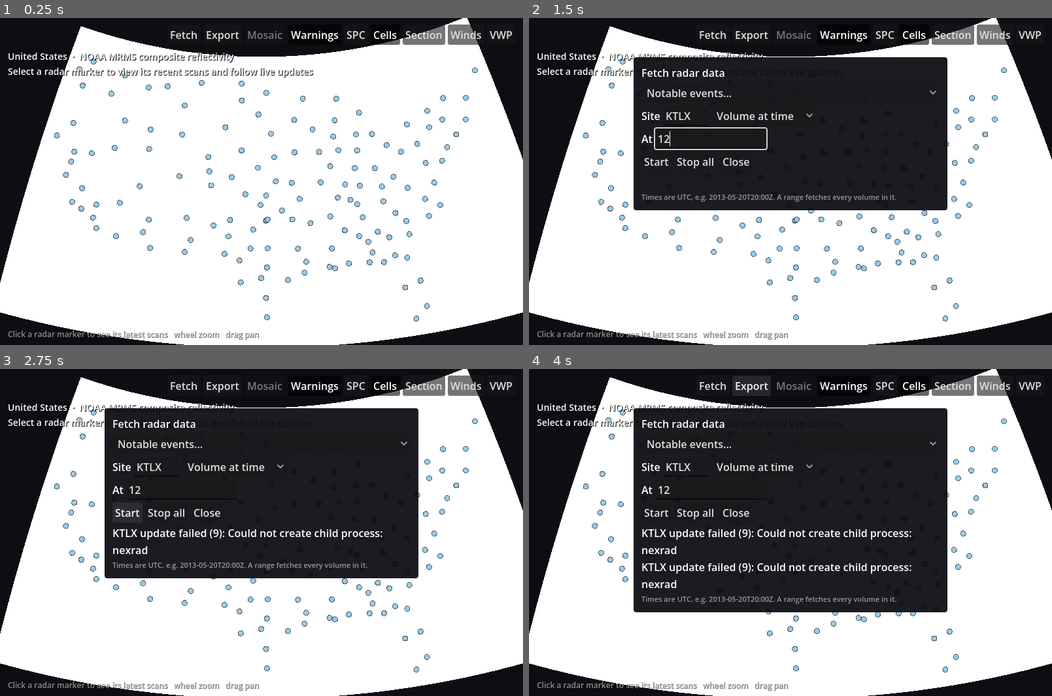
Above: before the commit, frames 1-4 (two rows, left to right).
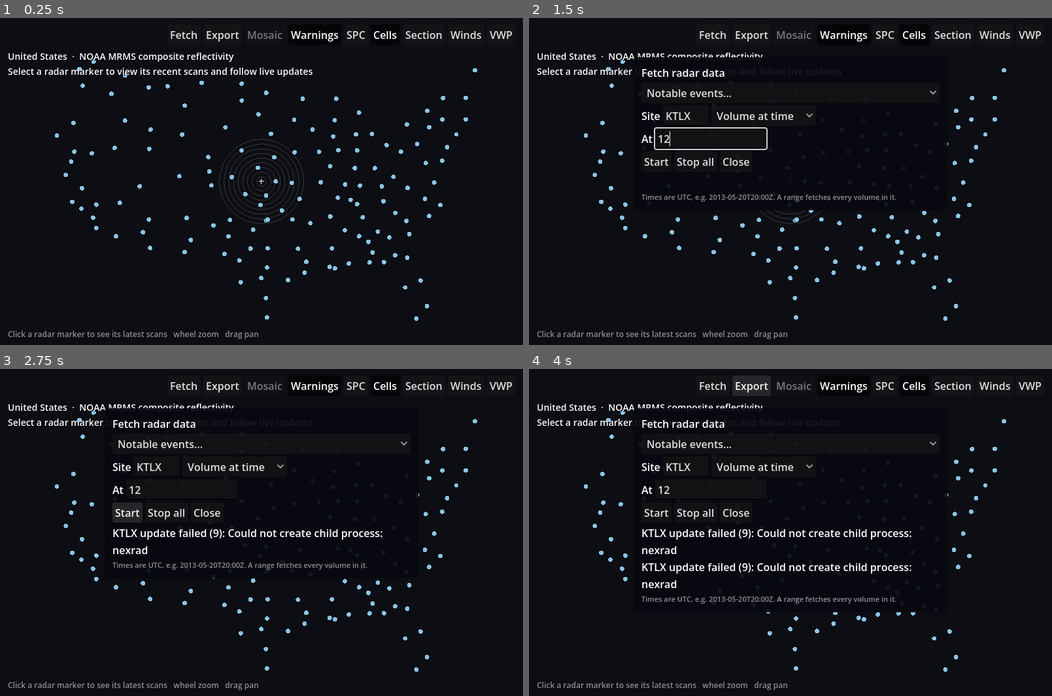
Above: after the commit, the same moments.

Repository: computerdane/droplet
Game: Godot game, scene res://scenes/main.tscn
Same seed, same stepped clock (60 frames per second), same inputs: the game is played once before the commit and once after it.
Inputs (mouse positions are in pixels of both pictures, inside the frame that each line leads up to):
- Up to frame 1 (0.25 s): no input
- Up to frame 2 (1.5 s): click "Fetch" at 0.5 s; click (712, 138) at 1.27 s; type "12" at 1.35 s
- Up to frame 3 (2.75 s): click "Start" at 2 s
- Up to frame 4 (4 s): click "Start" at 2.75 s; click "Export" at 3.5 s

The runs differ from the first frame. In frame 1, 81% of the frame differs, in the area x 0-100%, y 0-100%; in frame 2, 54%; in frame 3, 51%; in frame 4, 45%.

Commit message:
Show radar tooltips without blanking the loading map

Diff:
--- a/scripts/app_options.gd
+++ b/scripts/app_options.gd
@@ -25,9 +25,10 @@
 
 
 ## fetch=latest|live|<ISO time>|<ISO from>/<ISO to> starts that job for site= (default
-## DEFAULT_FETCH_SITE). On web, where nothing is stored between visits, no fetch= means the
-## volume at time= if given, else live (the newest volume if the page cannot follow live), so
-## every URL is a permalink. event=<id> (see Events) fetches that event's loop instead.
+## DEFAULT_FETCH_SITE). Main only calls this on startup for an explicit site, time, event or
+## fetch; an unqualified URL opens the national composite instead. On web, a permalink with
+## time= fetches that scan, and site= alone starts live (latest if isolation is unavailable).
+## event=<id> (see Events) fetches that event's loop instead.
 static func start_fetch(opts: Dictionary, fetcher: Fetcher) -> void:
 	if opts.has("event") and not opts.has("fetch") and not Events.find(opts["event"]).is_empty():
 		Events.start(Events.find(opts["event"]), fetcher)
--- a/scripts/main.gd
+++ b/scripts/main.gd
@@ -799,6 +799,10 @@
 	var marker := Vector2.INF
 	if _hover_off or (not _mouse_in_window and _hover_pin == Vector2.INF):
 		pass
+	elif overview and hovered == null:
+		var station := view_2d.station_at(mouse)
+		if not station.is_empty():
+			text = "%s\nClick for recent scans" % station
 	elif hovered == hud.section:
 		var s := hud.section.sample_at(hud.section.get_global_transform().affine_inverse() * mouse)
 		if not s.is_empty():
--- a/scripts/national_composite.gd
+++ b/scripts/national_composite.gd
@@ -25,6 +25,8 @@
 
 
 func _ready() -> void:
+	# An untextured MeshInstance2D renders solid white; keep it invisible until PNG arrives.
+	self_modulate.a = 0.0
 	mesh = _build_mesh()
 	_request = HTTPRequest.new()
 	add_child(_request)
@@ -61,6 +63,8 @@
 
 
 func _on_image(result: int, code: int, _headers: PackedStringArray, body: PackedByteArray) -> void:
+	if not visible:
+		return
 	if result != HTTPRequest.RESULT_SUCCESS or code != 200:
 		push_warning("NOAA composite unavailable (result %d, HTTP %d)" % [result, code])
 		return
@@ -70,6 +74,7 @@
 		push_warning("NOAA composite was not a PNG: %s" % error_string(err))
 		return
 	texture = ImageTexture.create_from_image(image)
+	self_modulate.a = 1.0
 
 
 static func _build_mesh() -> ArrayMesh:
--- a/scripts/ppi_view.gd
+++ b/scripts/ppi_view.gd
@@ -542,9 +542,9 @@
 	return cam.position + (screen_pos - get_viewport_rect().size / 2.0) / cam.zoom.x
 
 
-## Hit-tests a screen click against the station markers (SITE_HIT_RADIUS_PX, constant on
-## screen); the nearest one within range emits site_clicked. No-op if none are close enough.
-func _try_click_site(screen_pos: Vector2) -> void:
+## The nearest station within a constant screen-space radius, or an empty code. Shared by
+## hover feedback and click selection so they always agree at dense national zoom.
+func station_at(screen_pos: Vector2) -> String:
 	var world := _to_world(screen_pos)
 	var hit_r := SITE_HIT_RADIUS_PX / cam.zoom.x
 	var best_code := ""
@@ -554,8 +554,13 @@
 		if d <= hit_r and d < best_dist:
 			best_dist = d
 			best_code = code
-	if best_code != "":
-		site_clicked.emit(best_code)
+	return best_code
+
+
+func _try_click_site(screen_pos: Vector2) -> void:
+	var code := station_at(screen_pos)
+	if not code.is_empty():
+		site_clicked.emit(code)
 
 
 func _zoom_at(screen_pos: Vector2, factor: float) -> void:
